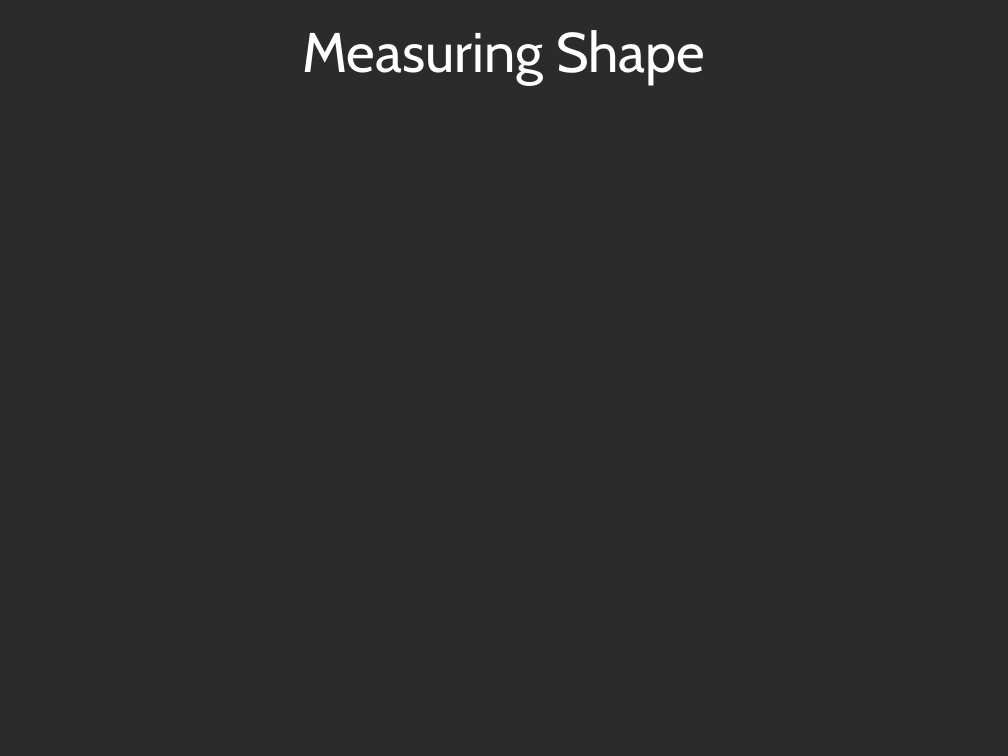
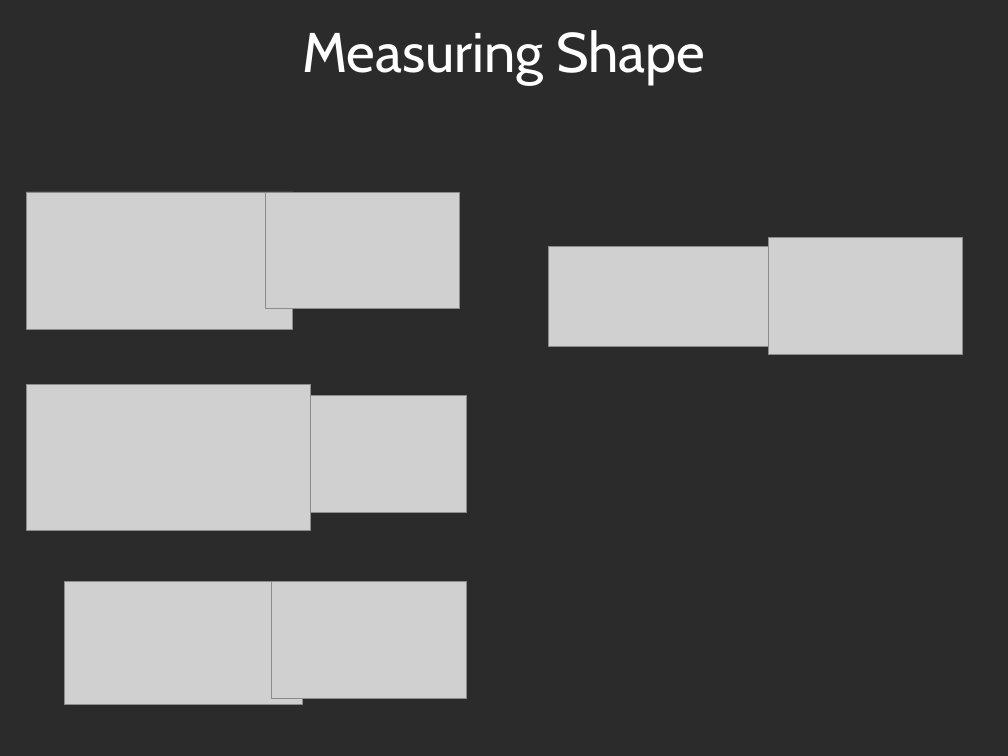
Before and after one commit to spiveeworks/treeshapes, a slide deck: slide 4 of presentation.odp. Drawn at 1008x756 pixels with LibreOffice and Linux fonts; fonts in the diff are those of the drawing; grey boxes stand for pictures; background and template pictures are left out; a plain dark background stands for a picture behind light text. Boxes give left, top, right and bottom in pixels: in the first picture for what was removed or moved away, otherwise in the second. Text is boxed around its words. In the diff, an @@ line names an element or a change of style, - is before the commit and + after.

Commit message:
put pictures into presentation
now i need to do the same for the results

```diff
--- a/presentation.odp
+++ b/presentation.odp
@@ picture added at [27,192,293,329] @@
@@ picture added at [265,192,460,309] @@
@@ picture added at [768,238,963,355] @@
@@ picture added at [549,247,805,347] @@
@@ picture added at [27,384,311,531] @@
@@ picture added at [272,395,466,512] @@
@@ picture added at [64,582,303,704] @@
@@ picture added at [272,582,466,699] @@
```
Also in this commit, not shown: 7 other slides changed, 3 slides added, 3 slides removed, 21 other files.
